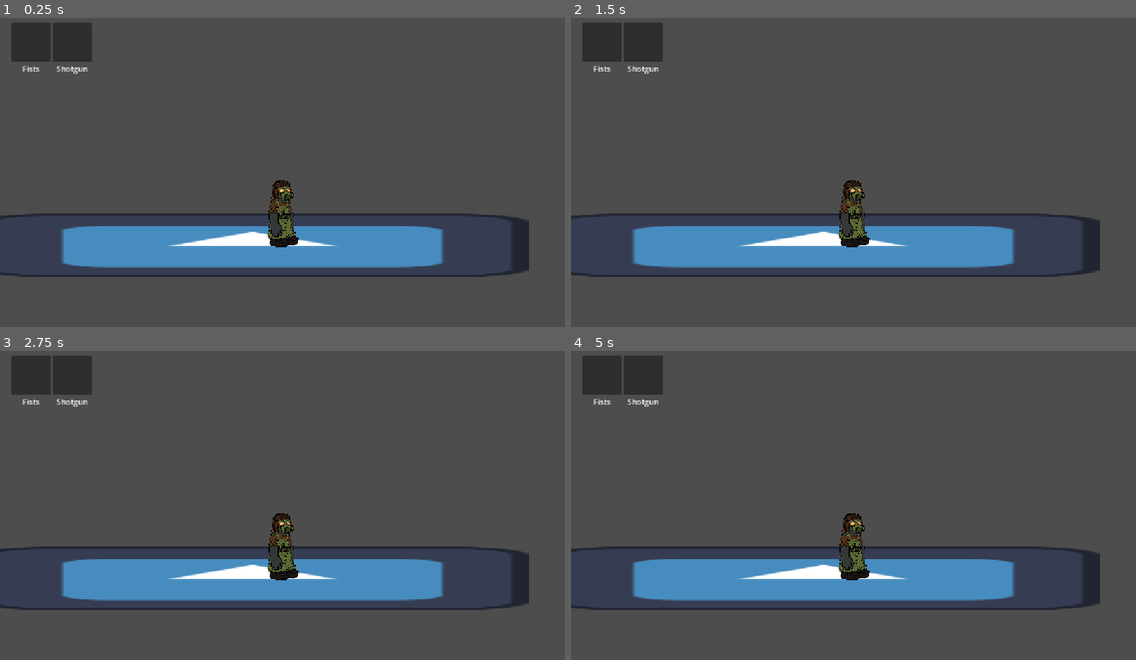
Above: before the commit, frames 1-4 (two rows, left to right).
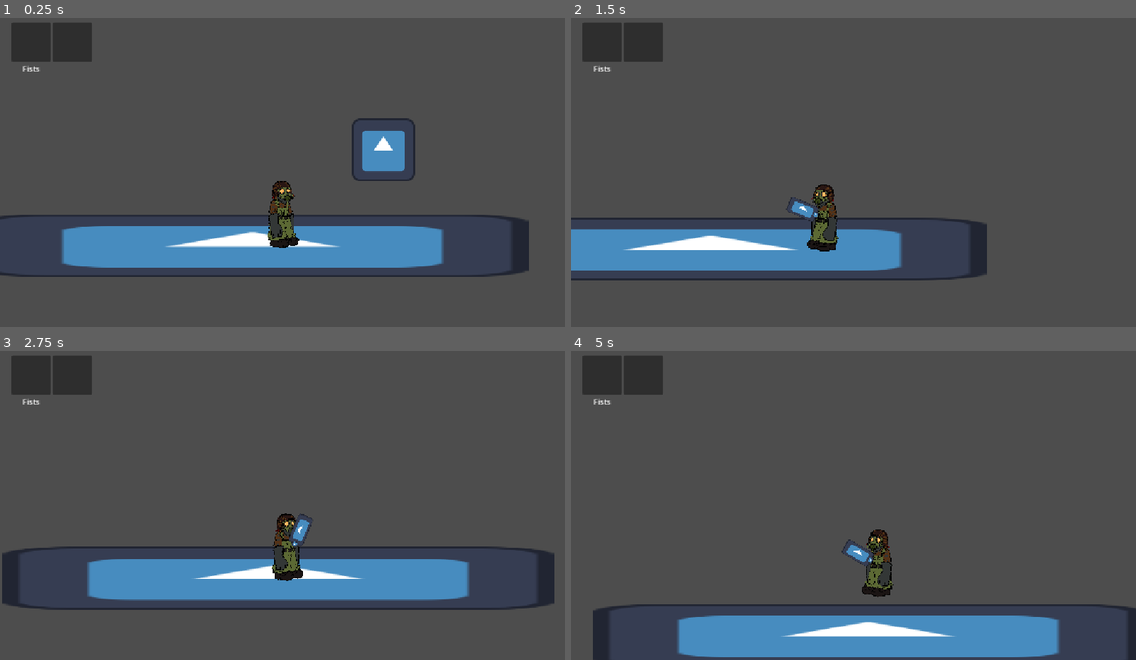
Above: after the commit, the same moments.

Repository: Jqmmy/Jam-game
Game: Godot game, scene res://Scenes/main.tscn
The game is run twice, just before and just after one commit, with the same random seed, the same clock (stepped at 60 frames per second) and the same inputs. The project has no main scene, so this scene is started directly. The engine's default icon, where the game draws it, is replaced by a stand-in: a white triangle on a blue panel in a dark square.
Inputs (mouse positions are in pixels of both pictures, inside the frame that each line leads up to):
- Up to frame 1 (0.25 s): no input
- Up to frame 2 (1.5 s): tap Enter (ui_accept) at 0.5, 0.77 s; move the mouse to (977, 150) at 0.52 s; hold D (right) from 0.53 s (still down); tap E (interact, bound only after the commit) at 0.6 s; move the mouse to (740, 184) at 1.27 s; click (740, 184) at 1.35 s
- Up to frame 3 (2.75 s): tap Enter (ui_accept) at 1.52 s; tap E (interact, bound only after the commit) at 1.55, 2.1 s; move the mouse to (339, 431) at 2.02 s; release D (right) at 2.03 s; hold A (left) from 2.03 s (still down)
- Up to frame 4 (5 s): move the mouse to (825, 564) at 2.77 s; release A (left) at 2.78 s; hold D (right) 2.78-4.28 s; tap E (interact, bound only after the commit) at 2.85, 3.8, 4.35 s; tap Enter (ui_accept) at 3.02, 3.77, 4.52 s; move the mouse to (1023, 548) at 3.52 s; press the mouse at (1023, 548) at 3.53 s; move the mouse to (684, 452) at 4.27 s; release the mouse at (684, 452) at 4.28 s; hold A (left) from 4.28 s (still down)

The runs differ from the first frame. In frame 1, 2.4% of the frame differs, in the area x 5-84%, y 15-81%; in frame 2, 11%; in frame 3, 4.9%; in frame 4, 22%, in the area x 0-100%, y 15-100%.
Error before the commit: Attempt to call function 'flip_weapon' in base 'null instance' on a null instance. (res://Scripts/player.gd:26)

Commit message:
got good progress for Item code

Diff:
--- a/Prefabs/Player stuff/player.tscn
+++ b/Prefabs/Player stuff/player.tscn
@@ -7,7 +7,8 @@
 radius = 19.0
 height = 130.0
 
-[node name="Player" type="CharacterBody2D"]
+[node name="Player" type="CharacterBody2D" groups=["player"]]
+collision_layer = 4
 script = ExtResource("1_h8clt")
 
 [node name="camera" type="Camera2D" parent="."]
@@ -22,6 +23,11 @@
 [node name="CollisionShape2D" type="CollisionShape2D" parent="."]
 position = Vector2(0, -65)
 shape = SubResource("CapsuleShape2D_vx084")
+
+[node name="RayCast2D" type="RayCast2D" parent="."]
+position = Vector2(0, -100)
+target_position = Vector2(350, 0)
+collision_mask = 2
 
 [node name="hands" type="Node2D" parent="."]
 unique_name_in_owner = true
@@ -71,7 +77,6 @@
 
 [node name="Label" type="Label" parent="CanvasLayer/Control/weapons Container/VBoxContainer2"]
 layout_mode = 2
-text = "Shotgun"
 horizontal_alignment = 1
 
 [node name="traps container" type="HBoxContainer" parent="CanvasLayer/Control"]
@@ -86,3 +91,5 @@
 offset_right = 20.0
 grow_horizontal = 2
 grow_vertical = 0
+
+[connection signal="child_entered_tree" from="hands" to="." method="_on_hands_child_entered_tree"]
--- /dev/null
+++ b/Prefabs/items/item template/item_template.tscn
@@ -0,0 +1,12 @@
+[gd_scene load_steps=2 format=3 uid="uid://c74dpyblomavy"]
+
+[ext_resource type="Script" uid="uid://otyscsl6nr3n" path="res://Scripts/Item.gd" id="1_d4iwc"]
+
+[node name="Item Template" type="RigidBody2D" groups=["item"]]
+collision_layer = 2
+input_pickable = true
+script = ExtResource("1_d4iwc")
+
+[node name="Sprite2D" type="Sprite2D" parent="."]
+
+[node name="CollisionShape2D" type="CollisionShape2D" parent="."]
--- /dev/null
+++ b/Prefabs/items/shotgun_item.tscn
@@ -0,0 +1,20 @@
+[gd_scene load_steps=5 format=3 uid="uid://dq04l54mglygc"]
+
+[ext_resource type="PackedScene" uid="uid://c74dpyblomavy" path="res://Prefabs/items/item template/item_template.tscn" id="1_auwli"]
+[ext_resource type="Texture2D" uid="uid://b4a1h4wxn032s" path="res://icon.svg" id="2_2i1d1"]
+[ext_resource type="Script" uid="uid://ch4n13jqcrdp5" path="res://Scripts/shotgun_item.gd" id="2_nd1la"]
+
+[sub_resource type="RectangleShape2D" id="RectangleShape2D_nd1la"]
+size = Vector2(64, 72)
+
+[node name="Shotgun item" groups=["weapon"] instance=ExtResource("1_auwli")]
+script = ExtResource("2_nd1la")
+auto_pickup_threshhold = 200.0
+
+[node name="Sprite2D" parent="." index="0"]
+texture = ExtResource("2_2i1d1")
+
+[node name="CollisionShape2D" parent="." index="1"]
+shape = SubResource("RectangleShape2D_nd1la")
+
+[connection signal="picked_up" from="." to="." method="_on_picked_up"]
--- a/Scenes/main.tscn
+++ b/Scenes/main.tscn
@@ -1,8 +1,9 @@
-[gd_scene load_steps=5 format=3 uid="uid://cfed48go84knu"]
+[gd_scene load_steps=6 format=3 uid="uid://cfed48go84knu"]
 
 [ext_resource type="Texture2D" uid="uid://b4a1h4wxn032s" path="res://icon.svg" id="1_bo1nx"]
 [ext_resource type="PackedScene" uid="uid://jc1p0uslb4co" path="res://Prefabs/Player stuff/player.tscn" id="1_jjgbg"]
 [ext_resource type="PackedScene" uid="uid://x11nr7vvwxcp" path="res://Prefabs/enemies/test_enemy.tscn" id="3_8gbba"]
+[ext_resource type="PackedScene" uid="uid://dq04l54mglygc" path="res://Prefabs/items/shotgun_item.tscn" id="4_jjvhh"]
 
 [sub_resource type="RectangleShape2D" id="RectangleShape2D_bo1nx"]
 size = Vector2(1024, 20)
@@ -35,3 +36,6 @@
 
 [node name="test enemy3" parent="." instance=ExtResource("3_8gbba")]
 position = Vector2(852, 182)
+
+[node name="Shotgun item" parent="." instance=ExtResource("4_jjvhh")]
+position = Vector2(668, -25)
--- a/Scripts/Item.gd
+++ b/Scripts/Item.gd
@@ -1,12 +1,40 @@
-extends Node2D
+extends RigidBody2D
 class_name Item
 
 
-# Called when the node enters the scene tree for the first time.
-func _ready() -> void:
-	pass # Replace with function body.
+@export_enum("auto_pickup", "click_pickup") var item_pickup_method:int = 0
+@export var auto_pickup_threshhold:float = 100
+@export var float_torwards_player:bool = false
+@onready var sprite_2d: Sprite2D = $Sprite2D
+
+var initiated_pick_up:bool = false
+
+signal picked_up
 
 
 # Called every frame. 'delta' is the elapsed time since the previous frame.
 func _process(delta: float) -> void:
-	pass
+	if item_pickup_method == 0:
+		var player = get_tree().get_first_node_in_group("player")
+		if player.global_position.distance_to(global_position) < auto_pickup_threshhold:
+			initiated_pick_up = true
+
+#add code to go torwards player
+func _physics_process(delta: float) -> void:
+	if initiated_pick_up:
+		if float_torwards_player:
+			var player = get_tree().get_first_node_in_group("player")
+			var tween = get_tree().create_tween()
+			var rand = RandomNumberGenerator.new()
+			set_collision_mask_value(1, false)
+			tween.tween_property(self, "global_position", player.global_position, rand.randf_range(0.3, 0.7)).set_ease(Tween.EASE_OUT)
+			tween.finished.connect(func():
+				picked_up.emit()
+				queue_free())
+		else:
+			picked_up.emit()
+			queue_free()
+
+func pick_up():
+	if item_pickup_method == 1:
+		initiated_pick_up = true
--- a/Scripts/player.gd
+++ b/Scripts/player.gd
@@ -3,6 +3,7 @@
 @onready var camera: Camera2D = %camera
 @onready var hands: Node2D = %hands
 @onready var sprite_2d: Sprite2D = $Sprite2D
+@onready var ray_cast_2d: RayCast2D = $RayCast2D
 
 var health:int = 100
 
@@ -12,29 +13,38 @@
 var camera_move_offset_up:float = 200
 var resting_hands_pos:Vector2
 var current_weapon:Weapon
-var weapon_holster:Dictionary = {
 
-}
 
 func _ready() -> void:
 	resting_hands_pos = hands.position
-	current_weapon = hands.get_child(0)
+
+func _process(delta: float) -> void:
+	ray_cast_2d.look_at(get_global_mouse_position())
+
+func add_weapon(weapon:Node2D):
+	hands.add_child(weapon)
+
 
 func _physics_process(delta: float) -> void:
+	if ray_cast_2d.is_colliding() and ray_cast_2d.get_collider():
+		if ray_cast_2d.get_collider().is_in_group("item"):
+			var item = ray_cast_2d.get_collider() as Item
+			#add hover code here
+
+			if Input.is_action_just_pressed("interact"):
+				item.pick_up()
+
 	if get_global_mouse_position().x > global_position.x:
 		hands.look_at(get_global_mouse_position())
-		current_weapon.flip_weapon(current_weapon.directions.RIGHT)
+		if current_weapon:
+			current_weapon.flip_weapon(current_weapon.directions.RIGHT)
 		sprite_2d.flip_h = false
 	else:
 		hands.look_at(hands.to_global(hands.get_local_mouse_position() * -1))
-		current_weapon.flip_weapon(current_weapon.directions.LEFT)
+		if current_weapon:
+			current_weapon.flip_weapon(current_weapon.directions.LEFT)
 		sprite_2d.flip_h = true
 
-
-	#if not looking_right:
-		#hands.look_at(hands.to_global(hands.get_local_mouse_position() * -1))
-	#else:
-		#hands.look_at(get_global_mouse_position())
 
 
 	var tween = get_tree().create_tween()
@@ -67,3 +77,8 @@
 		tween.tween_property(camera,"position:x", 0, 0.5)
 
 	move_and_slide()
+
+
+func _on_hands_child_entered_tree(node: Node) -> void:
+	if node is Weapon:
+		current_weapon = node
--- a/Scripts/shotgun.gd
+++ b/Scripts/shotgun.gd
@@ -9,7 +9,6 @@
 
 # Called every frame. 'delta' is the elapsed time since the previous frame.
 func _process(delta: float) -> void:
-
 
 	if sprite_2d.flip_h == true:
 		area_2d.position.x = - 350
--- /dev/null
+++ b/Scripts/shotgun_item.gd
@@ -0,0 +1,7 @@
+extends Item
+
+const SHOTGUN = preload("res://Prefabs/weapons/shotgun.tscn")
+
+func _on_picked_up() -> void:
+	var player = get_tree().get_first_node_in_group("player")
+	player.add_weapon(SHOTGUN.instantiate())
--- a/project.godot
+++ b/project.godot
@@ -22,6 +22,8 @@
 [global_group]
 
 enemy=""
+player=""
+item=""
 
 [input]
 
@@ -45,3 +47,13 @@
 "events": [Object(InputEventMouseButton,"resource_local_to_scene":false,"resource_name":"","device":-1,"window_id":0,"a …(256 unchanged characters)…
 ]
 }
+interact={
+"deadzone": 0.2,
+"events": [Object(InputEventKey,"resource_local_to_scene":false,"resource_name":"","device":-1,"window_id":0,"alt_pressed":false,"shift_pressed":false,"ctrl_pressed":false,"meta_pressed":false,"pressed":false,"keycode":0,"physical_keycode":69,"key_label":0,"unicode":101,"location":0,"echo":false,"script":null)
+]
+}
+
+[layer_names]
+
+2d_physics/layer_2="items"
+2d_physics/layer_3="player"
Not shown, added: Scripts/shotgun_item.gd.uid
